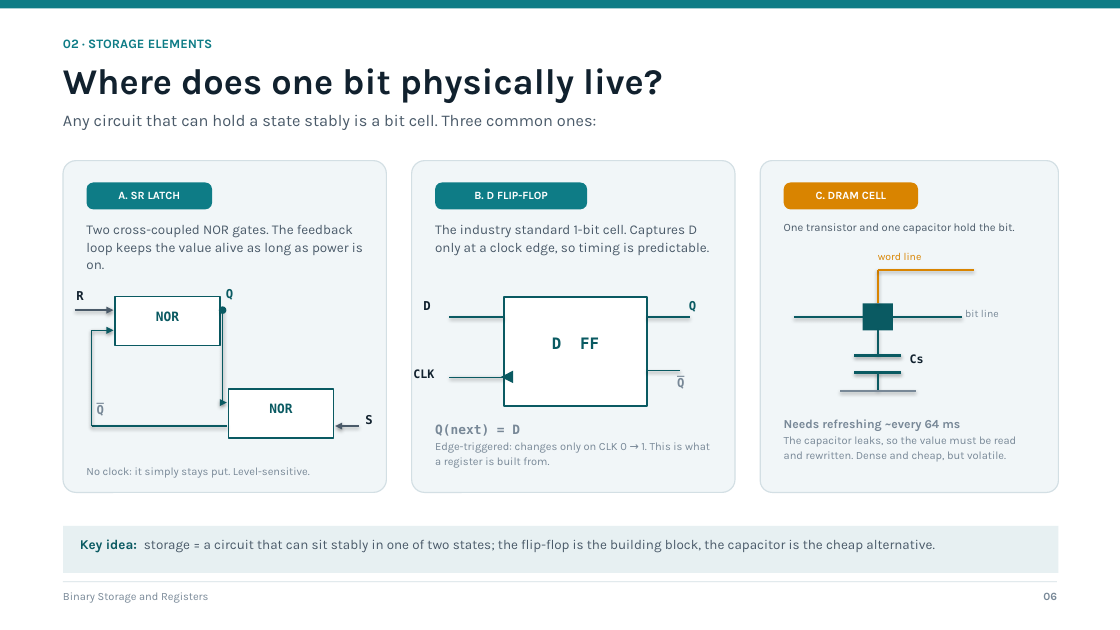
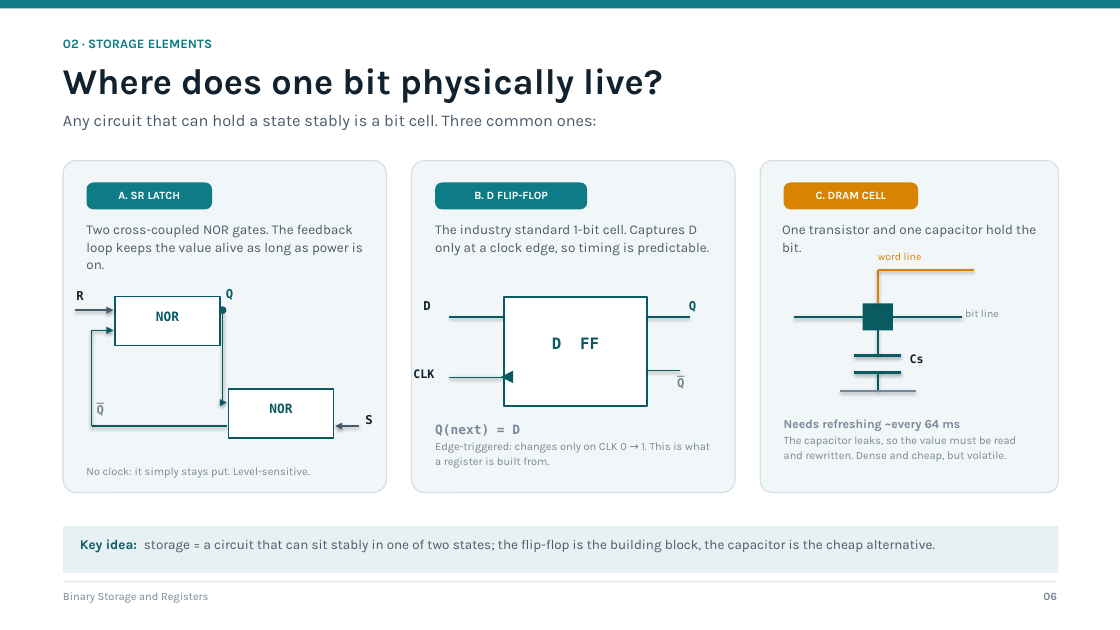
Before and after one commit to abhigyant167/LabNexus, a slide deck: slide 6 of presentations/coa/Binary_Storage_and_Registers_COA.pptx. Drawn at 1120x630 pixels with LibreOffice and Linux fonts; fonts in the diff are those of the drawing. Boxes give left, top, right and bottom in pixels: in the first picture for what was removed or moved away, otherwise in the second. Text is boxed around its words. In the diff, an @@ line names an element or a change of style, - is before the commit and + after.

```diff
--- a/presentations/coa/Binary_Storage_and_Registers_COA.pptx
+++ b/presentations/coa/Binary_Storage_and_Registers_COA.pptx
@@ text "One transistor and one capacitor ..." at bbox=[782, 225, 1036, 252]: size 9.7 to 11.5 pt @@
```
Also in this commit, not shown: 1 other slide changed, 7 other files.
